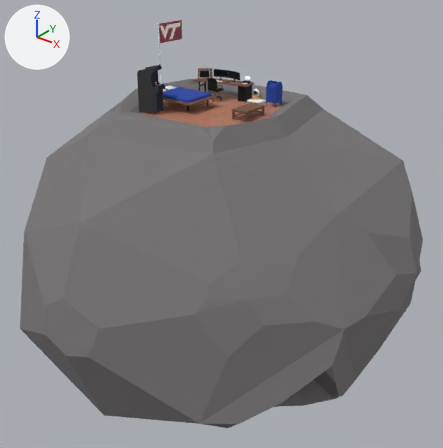
An edit to the glTF model public/models/spaceRoom.glb, drawn before and after from the same camera.
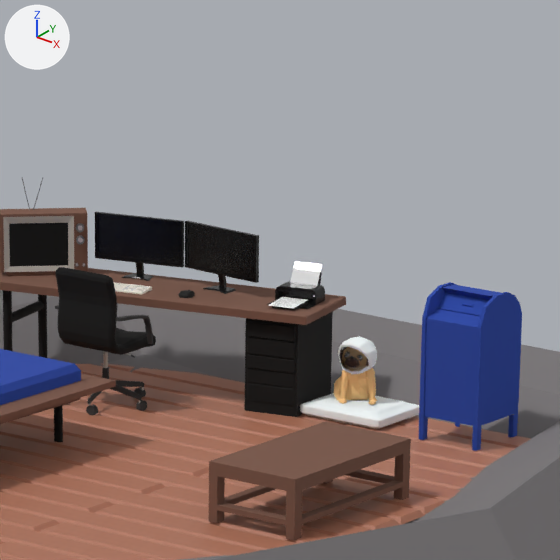
There are two pictures of each version: one whole from a 50 mm camera at (56.8, -70.8, 26.4) aimed at (1.8, -2.1, -16.2), one close up on the part from 45% to 65% of the width and 8% to 28% of the height. Every picture has the same lights, and +X, +Y and +Z are marked at upper left. Where no turn or scale is listed for an object, it has been applied to the vertices. Vertices at the same position are counted once.

The scene before the commit, as lines of its bpy script (objects in view):
```python
ob_asteroid_icosphere = bpy.data.objects.new('Asteroid_Icosphere', me_asteroid_icosphere_mesh)
ob_asteroid_icosphere.location = (-0.14, -1.59, -17.63)
ob_chair = bpy.data.objects.new('chair', me_node_mesh_001)
ob_chair.location = (-5.82, 5.93, 1.82)
ob_dog_bed = bpy.data.objects.new('dog bed', me_cube_001)
ob_dog_bed.location = (0.12, 9.1, 1.04)
ob_dog_bed.rotation_euler = (0.0, 0.0, 3.142)  # degrees (0, 0, 180)
ob_dog_bed.scale = (-1.29, -0.966, -0.19)
ob_pug = bpy.data.objects.new('pug', me_mesh441939820)
ob_pug.location = (0.01, 9.01, 2.27)
ob_pug.rotation_euler = (0.0321, -0.11, 0.656)  # degrees (1.8, -6.3, 38)
ob_pug.scale = (3.3, 3.3, 3.3)
# also in view: 'coffee_table' at (4.3, 1.3, 1.6); 'floor' at (-3.7, 0.5, 0.8); 'cover' at (-7.0, -0.2, 2.7); 'desk' at (-5.8, 8.0, 2.2); 'monitor_2' at (-4.3, 8.8, 4.4)
```
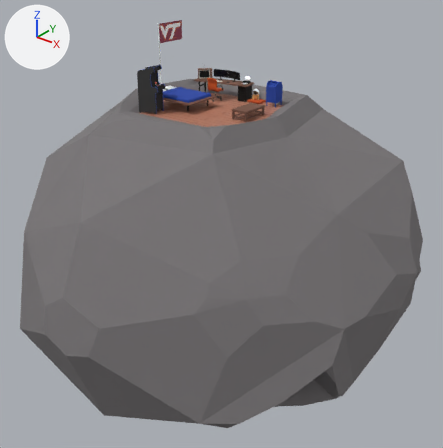
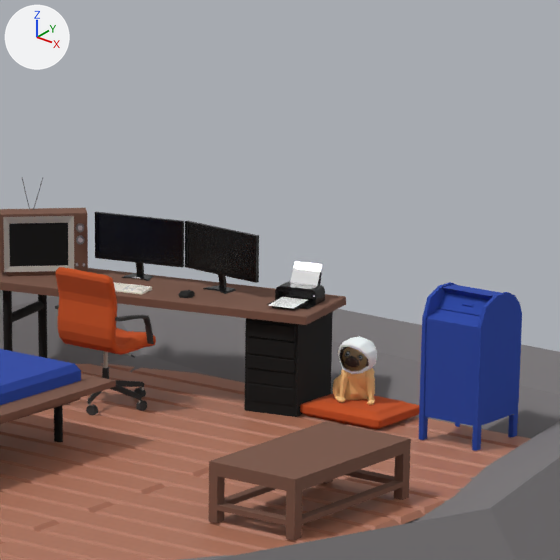
Changed parts and their boxes (x1, y1, x2, y2) in the close-ups (560 x 560 px):
'dog bed', recoloured (white to orange)
    both: (300, 393, 419, 429)
'pug', moved, turned
    before: (334, 368, 377, 405)
    after: (333, 368, 375, 405)
part 1 of me_node_mesh_001, recoloured (black to brown)
    both: (55, 267, 156, 355)

What changed in the scene script:
```text
Add img_1241_venus:
    img_1241_venus = load_image('1241 Venus', '_unpacked/1241_Venus', 256, 256, 'sRGB')
Add mat_mat_002:
    mat_mat_002 = principled_material('Mat.002')
    mat_mat_002.texture = img_1241_venus
    mat_mat_002.roughness = 1.0
Change me_node_mesh_001:
    where me_node_mesh_001.from_pydata(...)  # 955 vertices, 1791 faces; spans x -1.15..1.2, y -1.15..1.17, z -0.91..2.74
    used by ob_chair; location = (-5.82, 5.93, 1.82)
    me_node_mesh_001 part 1: all 422 faces that had it switch from mat_executive__2_001 (black #050503) to mat_mat_002 (picture img_1241_venus)
Change me_cube_001:
    where me_cube_001.from_pydata(...)  # 160 vertices, 288 faces; spans x -1.0..1.0, y -1.0..1.0, z -1.5..0.86
    remove me_cube_001.materials.append(mat_carpetwhite)  # white #f8ffff
    add me_cube_001.materials.append(mat_mat_002)  # picture img_1241_venus
Change ob_pug:
    ob_pug.location: (0.01, 9.01, 2.27) -> (0.01, 9.01, 2.29)
    ob_pug.rotation_euler: (0.0321, -0.11, 0.656) -> (0.0694, -0.0695, 0.634)  # degrees (1.8, -6.3, 38) -> degrees (4, -4, 36)
```
